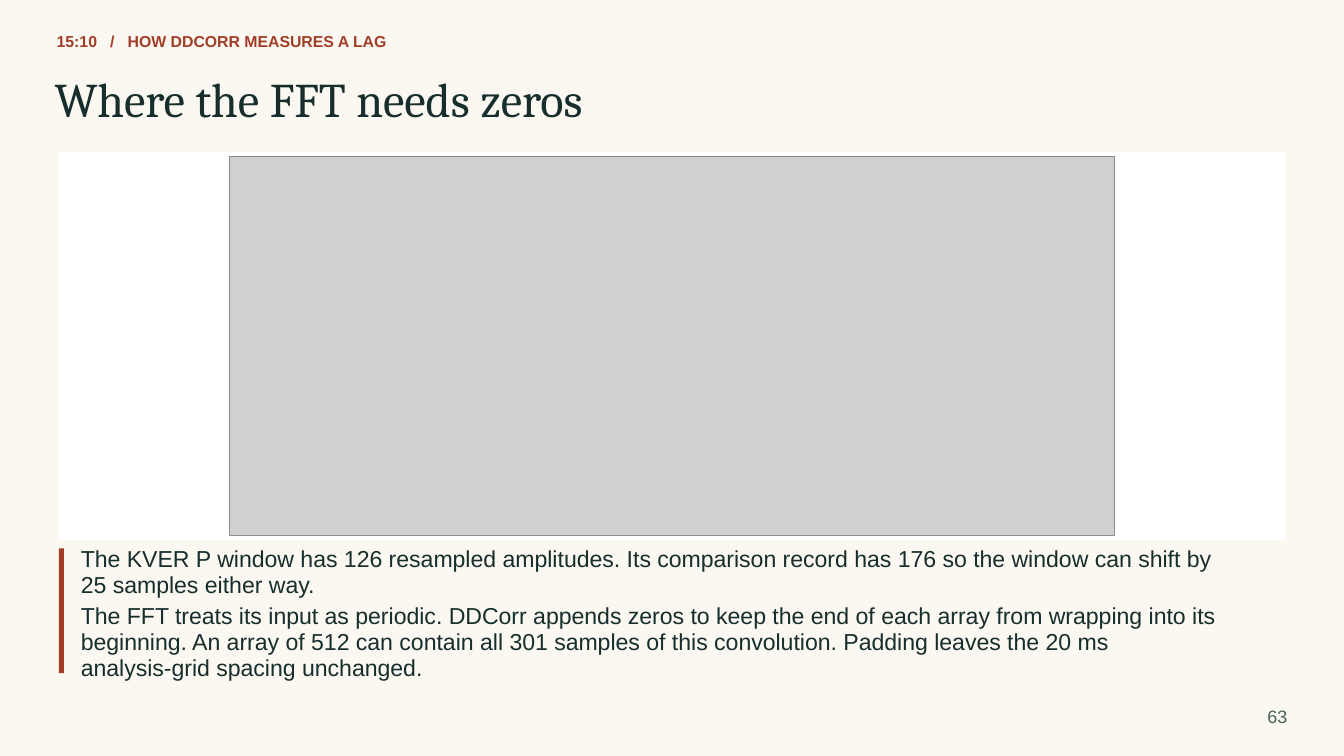
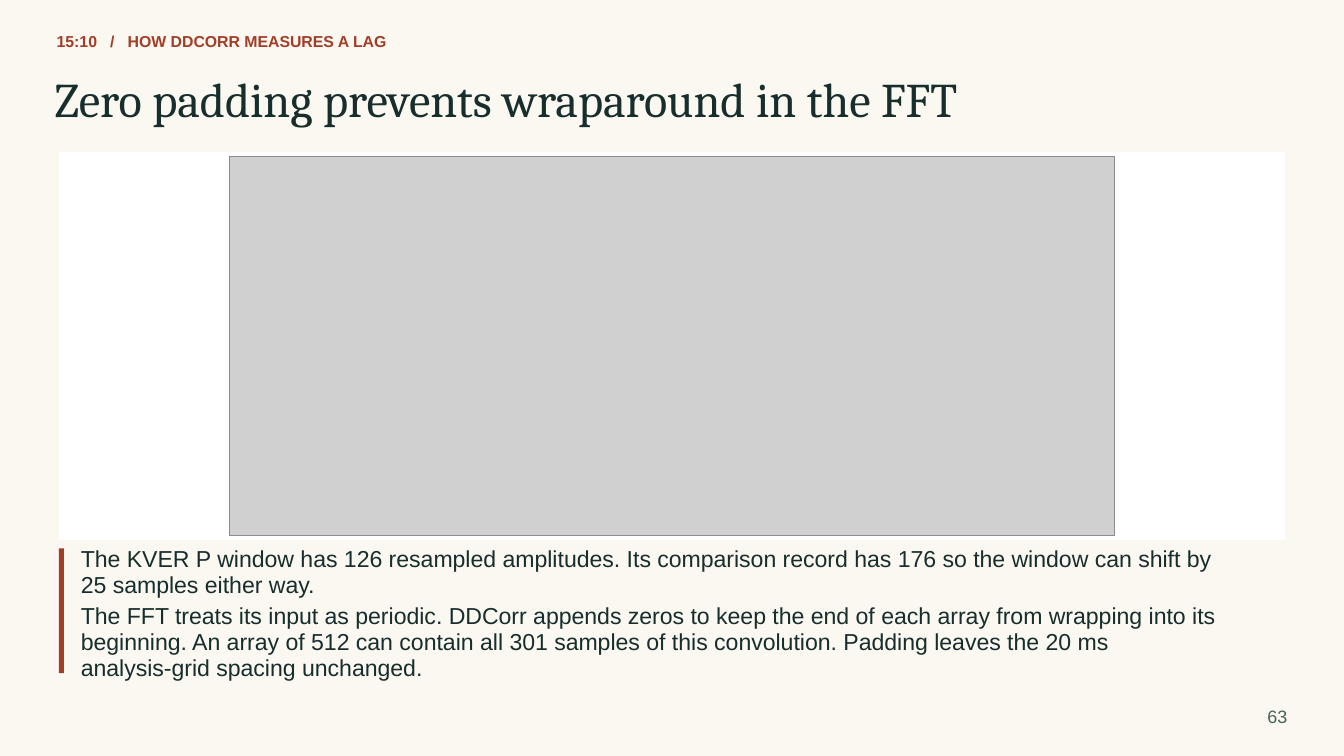
Before and after one commit to eliasrh/DDCorr.jl, a slide deck: slide 63 of teaching/DDCorr_minicourse.pptx. Drawn at 1344x756 pixels with LibreOffice and Linux fonts; fonts in the diff are those of the drawing; grey boxes stand for pictures. Boxes give left, top, right and bottom in pixels: in the first picture for what was removed or moved away, otherwise in the second. Text is boxed around its words. In the diff, an @@ line names an element or a change of style, - is before the commit and + after.

```diff
--- a/teaching/DDCorr_minicourse.pptx
+++ b/teaching/DDCorr_minicourse.pptx
@@ text at (x1=55, y1=83, x2=957, y2=128): text changed @@
-Where the FFT needs zeros
+Zero padding prevents wraparound in the FFT
```
Also in this commit, not shown: 14 other slides changed, 3 slides added, 3 slides removed, 23 other files.
